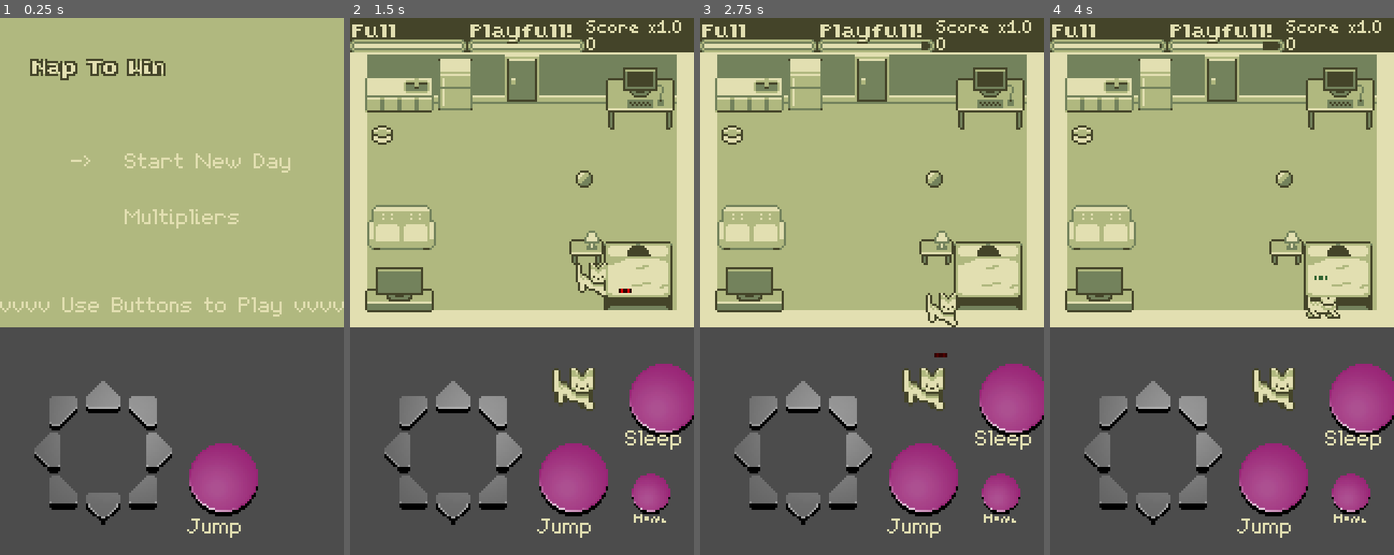
Above: before the commit, frames 1-4 (left to right).
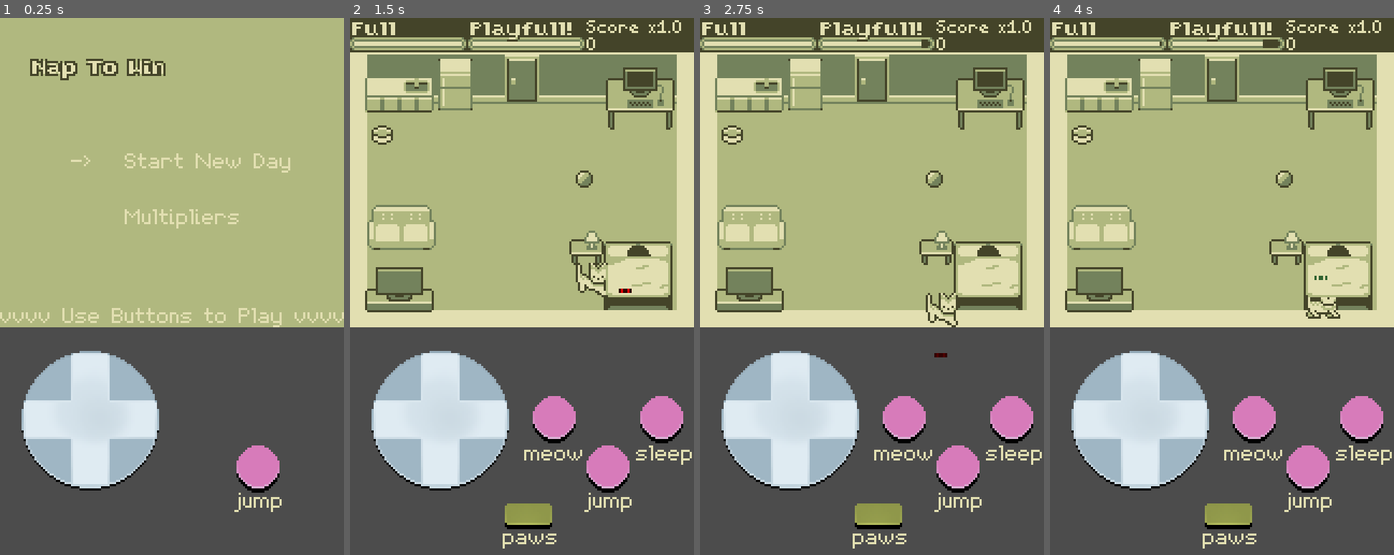
Above: after the commit, the same moments.

Repository: RoxT/legendary-octo-eureka
Game: Godot game, scene res://MainMenu.tscn
The game is run twice, just before and just after one commit, with the same random seed, the same clock (stepped at 60 frames per second) and the same inputs.
Inputs:
- Up to frame 1 (0.25 s): no input
- Up to frame 2 (1.5 s): tap Enter at 0.5 s; hold Right (ui_right) 0.53-1.25 s; tap S (sleep) at 0.6 s; tap Space (jump) at 0.77, 0.8, 1.07 s; click "Sleep" (after the commit: "sleep") at 1.25 s
- Up to frame 3 (2.75 s): hold Down (ui_down) from 2.03 s (still down); tap Space (jump) at 2.1, 2.27, 2.57 s; tap S (sleep) at 2.3 s
- Up to frame 4 (4 s): release Down (ui_down) at 2.78 s; hold Right (ui_right) 2.78-3.53 s; tap S (sleep) at 2.85, 3.6 s; tap Space (jump) at 3.05, 3.77 s; hold Up (ui_up) from 3.53 s (still down)

The runs differ from the first frame. In frame 1, 14% of the frame differs, in the area x 0-100%, y 52-97%; in frame 2, 20%, in the area x 0-100%, y 0-99%; in frame 3, 20%; in frame 4, 20%.

Commit message:
new buttons, human doesn't face away on distraction

Diff:
--- a/Buttons.tscn
+++ b/Buttons.tscn
@@ -1,48 +1,16 @@
-[gd_scene load_steps=16 format=2]
+[gd_scene load_steps=8 format=2]
 
-[ext_resource path="res://textures/pixel button down.png" type="Texture" id=1]
-[ext_resource path="res://textures/pixel button up.png" type="Texture" id=2]
-[ext_resource path="res://textures/dpad.png" type="Texture" id=3]
+[ext_resource path="res://textures/button up.png" type="Texture" id=1]
+[ext_resource path="res://textures/button down.png" type="Texture" id=2]
+[ext_resource path="res://textures/dpad 2.png" type="Texture" id=3]
 
-[sub_resource type="AtlasTexture" id=16]
+[sub_resource type="AtlasTexture" id=28]
 atlas = ExtResource( 3 )
-region = Rect2( 0, 0, 69, 69 )
-
-[sub_resource type="AtlasTexture" id=17]
-atlas = ExtResource( 3 )
-region = Rect2( 69, 0, 69, 69 )
-
-[sub_resource type="AtlasTexture" id=18]
-atlas = ExtResource( 3 )
-region = Rect2( 138, 0, 69, 69 )
-
-[sub_resource type="AtlasTexture" id=19]
-atlas = ExtResource( 3 )
-region = Rect2( 207, 0, 69, 69 )
-
-[sub_resource type="AtlasTexture" id=20]
-atlas = ExtResource( 3 )
-region = Rect2( 276, 0, 69, 69 )
-
-[sub_resource type="AtlasTexture" id=21]
-atlas = ExtResource( 3 )
-region = Rect2( 0, 69, 69, 69 )
-
-[sub_resource type="AtlasTexture" id=22]
-atlas = ExtResource( 3 )
-region = Rect2( 69, 69, 69, 69 )
-
-[sub_resource type="AtlasTexture" id=23]
-atlas = ExtResource( 3 )
-region = Rect2( 138, 69, 69, 69 )
-
-[sub_resource type="AtlasTexture" id=24]
-atlas = ExtResource( 3 )
-region = Rect2( 207, 69, 69, 69 )
+region = Rect2( 0, 0, 64, 65 )
 
 [sub_resource type="SpriteFrames" id=25]
 animations = [ {
-"frames": [ SubResource( 16 ), SubResource( 17 ), SubResource( 18 ), SubResource( 19 ), SubResource( 20 ), SubResource( 21 ), SubResource( 22 ), SubResource( 23 ), SubResource( 24 ) ],
+"frames": [ SubResource( 28 ) ],
 "loop": false,
 "name": "default",
 "speed": 5.0
@@ -51,70 +19,67 @@
 [sub_resource type="RectangleShape2D" id=26]
 
 [sub_resource type="CircleShape2D" id=27]
-radius = 16.0
+radius = 11.0
 
 [node name="Buttons" type="Position2D"]
 position = Vector2( -1, 146 )
 
 [node name="AnimatedSprite" type="AnimatedSprite" parent="."]
-position = Vector2( 50, 56 )
+position = Vector2( 42, 42 )
 frames = SubResource( 25 )
-__meta__ = {
-"_edit_lock_": true
-}
 
 [node name="Up" type="TouchScreenButton" parent="."]
-position = Vector2( 39, 20 )
+position = Vector2( 31, 6 )
 shape = SubResource( 26 )
 passby_press = true
 action = "ui_up"
 
 [node name="Up_Left" type="TouchScreenButton" parent="."]
-position = Vector2( 19, 26 )
+position = Vector2( 11, 12 )
 shape = SubResource( 26 )
 passby_press = true
 action = "ui_up_left"
 
 [node name="Up_Right" type="TouchScreenButton" parent="."]
-position = Vector2( 59, 26 )
+position = Vector2( 51, 12 )
 shape = SubResource( 26 )
 passby_press = true
 action = "ui_up_right"
 
 [node name="Right" type="TouchScreenButton" parent="."]
-position = Vector2( 65, 46 )
+position = Vector2( 57, 32 )
 shape = SubResource( 26 )
 passby_press = true
 action = "ui_right"
 
 [node name="Down" type="TouchScreenButton" parent="."]
-position = Vector2( 40, 71 )
+position = Vector2( 32, 57 )
 shape = SubResource( 26 )
 passby_press = true
 action = "ui_down"
 
 [node name="Down_Left" type="TouchScreenButton" parent="."]
-position = Vector2( 20, 66 )
+position = Vector2( 12, 52 )
 shape = SubResource( 26 )
 passby_press = true
 action = "ui_down_left"
 
 [node name="Down_Right" type="TouchScreenButton" parent="."]
-position = Vector2( 60, 66 )
+position = Vector2( 52, 52 )
 shape = SubResource( 26 )
 passby_press = true
 action = "ui_down_right"
 
 [node name="Left" type="TouchScreenButton" parent="."]
-position = Vector2( 14, 46 )
+position = Vector2( 6, 32 )
 shape = SubResource( 26 )
 passby_press = true
 action = "ui_left"
 
 [node name="Jump" type="TouchScreenButton" parent="."]
-position = Vector2( 89, 52 )
-normal = ExtResource( 2 )
-pressed = ExtResource( 1 )
+position = Vector2( 110, 54 )
+normal = ExtResource( 1 )
+pressed = ExtResource( 2 )
 shape = SubResource( 27 )
 passby_press = true
 action = "jump"
@@ -122,13 +87,13 @@
 [node name="Label" type="Label" parent="Jump"]
 anchor_left = -3.656
 anchor_top = -5.373
-anchor_right = -3.656
-anchor_bottom = -5.373
-margin_left = 115.992
-margin_top = 217.682
-margin_right = 159.992
-margin_bottom = 231.682
-text = "Jump"
+anchor_right = -4.556
+anchor_bottom = -5.60027
+margin_left = 90.12
+margin_top = 145.206
+margin_right = 134.12
+margin_bottom = 159.206
+text = "jump"
 __meta__ = {
 "_edit_use_anchors_": true
 }
--- a/HumanSprite.gd
+++ b/HumanSprite.gd
@@ -60,16 +60,14 @@
 
 func turn_towards(target:Vector2, emo:String = emotion):
 	var dist: Vector2 = body.position - target
-	if abs(dist.x) > abs(dist.y):
+	if abs(dist.x) > abs(dist.y) || dist.y > 0:
 		if dist.x > 0:
 			update_sprite(LEFT, emo)
 		else:
 			update_sprite(RIGHT, emo)
 	else:
-		if dist.y < 0:
-			update_sprite(DOWN, emo)
-		else:
-			update_sprite(UP, emo)
+		update_sprite(DOWN, emo)
+
 
 func _on_Schedule_timeout():
 	update_sprite(getRandomDirection(), getRandomEmotion())
--- a/Main.tscn
+++ b/Main.tscn
@@ -1,9 +1,10 @@
-[gd_scene load_steps=48 format=2]
+[gd_scene load_steps=49 format=2]
 
 [ext_resource path="res://PlayerCat.tscn" type="PackedScene" id=1]
 [ext_resource path="res://jump_furnature/Bed.tscn" type="PackedScene" id=2]
 [ext_resource path="res://textures/room.png" type="Texture" id=3]
 [ext_resource path="res://PawsLabel.gd" type="Script" id=4]
+[ext_resource path="res://textures/button up.png" type="Texture" id=5]
 [ext_resource path="res://textures/furniture/desk.png" type="Texture" id=6]
 [ext_resource path="res://textures/furniture/side table.png" type="Texture" id=7]
 [ext_resource path="res://jump_furnature/Sink.tscn" type="PackedScene" id=8]
@@ -15,16 +16,16 @@
 [ext_resource path="res://LevelConroller.gd" type="Script" id=14]
 [ext_resource path="res://Human.gd" type="Script" id=15]
 [ext_resource path="res://Food.gd" type="Script" id=16]
-[ext_resource path="res://textures/pixel button down.png" type="Texture" id=18]
-[ext_resource path="res://textures/pixel button up.png" type="Texture" id=19]
+[ext_resource path="res://textures/button down.png" type="Texture" id=17]
 [ext_resource path="res://Buttons.tscn" type="PackedScene" id=20]
 [ext_resource path="res://HumanSprite.gd" type="Script" id=21]
 [ext_resource path="res://Ball.tscn" type="PackedScene" id=22]
 [ext_resource path="res://Ball.ogg" type="AudioStream" id=23]
-[ext_resource path="res://app_icon.png" type="Texture" id=24]
+[ext_resource path="res://textures/paws button down.png" type="Texture" id=24]
 [ext_resource path="res://resources/HumanSprites.tres" type="SpriteFrames" id=25]
 [ext_resource path="res://textures/meter-bg1.png" type="Texture" id=26]
 [ext_resource path="res://textures/meter-bar.png" type="Texture" id=27]
+[ext_resource path="res://textures/paws button up.png" type="Texture" id=28]
 [ext_resource path="res://Energy.gd" type="Script" id=31]
 [ext_resource path="res://Hunger.gd" type="Script" id=32]
 
@@ -88,10 +89,9 @@
 } ]
 
 [sub_resource type="CircleShape2D" id=61]
-radius = 15.0
+radius = 11.0
 
 [sub_resource type="CircleShape2D" id=58]
-radius = 103.09
 
 [sub_resource type="RectangleShape2D" id=56]
 extents = Vector2( 55, 8.5 )
@@ -276,36 +276,37 @@
 frames = SubResource( 11 )
 
 [node name="Meow" type="TouchScreenButton" parent="Node2D"]
-position = Vector2( 131, 212 )
-scale = Vector2( 0.5625, 0.5625 )
-normal = ExtResource( 19 )
-pressed = ExtResource( 18 )
+position = Vector2( 85, 176 )
+normal = ExtResource( 5 )
+pressed = ExtResource( 17 )
 shape = SubResource( 61 )
 
 [node name="Label" type="Label" parent="Node2D/Meow"]
-margin_left = 1.52382
-margin_top = 33.5238
-margin_right = 41.5238
-margin_bottom = 46.5238
-text = "Meow!"
+margin_left = -4.0
+margin_top = 23.0
+margin_right = 24.0
+margin_bottom = 32.0
+text = "meow"
 
 [node name="Sleep" type="TextureButton" parent="Node2D"]
-margin_left = 130.0
-margin_top = 161.0
-margin_right = 162.0
-margin_bottom = 195.0
+margin_left = 135.0
+margin_top = 176.0
+margin_right = 155.0
+margin_bottom = 198.0
 rect_pivot_offset = Vector2( 19, 24 )
-texture_normal = ExtResource( 19 )
-texture_pressed = ExtResource( 18 )
+texture_normal = ExtResource( 5 )
+texture_pressed = ExtResource( 17 )
+stretch_mode = 2
 
 [node name="Label" type="Label" parent="Node2D/Sleep"]
 margin_left = -2.0
-margin_top = 31.0
-margin_right = 38.0
-margin_bottom = 45.0
-text = "Sleep"
+margin_top = 23.0
+margin_right = 25.0
+margin_bottom = 32.0
+text = "sleep"
 
 [node name="Buttons" parent="Node2D" instance=ExtResource( 20 )]
+position = Vector2( 0, 145 )
 
 [node name="Ball" parent="Node2D" instance=ExtResource( 22 )]
 position = Vector2( 109, 75 )
@@ -320,10 +321,17 @@
 [node name="SoundTimer" type="Timer" parent="Node2D/Ball"]
 
 [node name="PawsBtn" type="TouchScreenButton" parent="Node2D"]
-position = Vector2( 94, 163 )
-scale = Vector2( 0.104167, 0.104167 )
-normal = ExtResource( 24 )
+position = Vector2( 72, 226 )
+normal = ExtResource( 28 )
+pressed = ExtResource( 24 )
 shape = SubResource( 58 )
+
+[node name="Label" type="Label" parent="Node2D/PawsBtn"]
+margin_left = -1.0
+margin_top = 12.0
+margin_right = 25.0
+margin_bottom = 21.0
+text = "paws"
 
 [node name="TopUI" type="CanvasLayer" parent="Node2D"]
 layer = 10
@@ -497,9 +505,9 @@
 color = Color( 0.266667, 0.266667, 0.160784, 1 )
 
 [node name="Hunger" type="TextureProgress" parent="Node2D/HUD"]
-margin_top = 10.0
+margin_top = 9.0
 margin_right = 54.0
-margin_bottom = 16.0
+margin_bottom = 15.0
 theme = ExtResource( 13 )
 max_value = 3000.0
 value = 4.0
@@ -510,17 +518,17 @@
 [node name="Label" type="Label" parent="Node2D/HUD/Hunger"]
 margin_left = 1.0
 margin_top = -7.0
-margin_right = 41.0
+margin_right = 43.0
 margin_bottom = 2.0
 theme = ExtResource( 13 )
 theme_type_variation = "head"
-text = "Hungry"
+text = "Hungry!"
 
 [node name="Energy" type="TextureProgress" parent="Node2D/HUD"]
 margin_left = 55.0
-margin_top = 10.0
+margin_top = 9.0
 margin_right = 109.0
-margin_bottom = 16.0
+margin_bottom = 15.0
 theme = ExtResource( 13 )
 max_value = 3000.0
 value = 70.0
--- a/MainMenu.tscn
+++ b/MainMenu.tscn
@@ -46,12 +46,12 @@
 text = "Multipliers"
 
 [node name="Buttons" parent="." instance=ExtResource( 1 )]
+position = Vector2( 0, 145 )
 
 [node name="Label" type="Label" parent="Buttons"]
-margin_left = 1.0
-margin_top = -16.0
-margin_right = 162.0
-margin_bottom = -2.0
+margin_top = -10.0
+margin_right = 161.0
+margin_bottom = 4.0
 text = "vvvv Use Buttons to Play vvvv"
 
 [node name="Achievements" type="RichTextLabel" parent="."]
--- a/resources/MyTheme.tres
+++ b/resources/MyTheme.tres
@@ -1,14 +1,31 @@
-[gd_resource type="Theme" load_steps=5 format=2]
+[gd_resource type="Theme" load_steps=10 format=2]
 
 [ext_resource path="res://resources/Tinierfont.tres" type="DynamicFont" id=1]
 [ext_resource path="res://resources/TinyFont.tres" type="DynamicFont" id=2]
+[ext_resource path="res://textures/button up.png" type="Texture" id=3]
 [ext_resource path="res://resources/TinyBoldFont.tres" type="DynamicFont" id=4]
+[ext_resource path="res://textures/button down.png" type="Texture" id=5]
+
+[sub_resource type="StyleBoxTexture" id=4]
+texture = ExtResource( 3 )
+region_rect = Rect2( 0, 0, 20, 22 )
+
+[sub_resource type="StyleBoxTexture" id=2]
+texture = ExtResource( 3 )
+region_rect = Rect2( 0, 0, 20, 22 )
+
+[sub_resource type="StyleBoxTexture" id=3]
+texture = ExtResource( 5 )
+region_rect = Rect2( 0, 0, 20, 22 )
 
 [sub_resource type="StyleBoxFlat" id=1]
 bg_color = Color( 0.266667, 0.266667, 0.160784, 1 )
 
 [resource]
 default_font = ExtResource( 2 )
+Button/styles/hover = SubResource( 4 )
+Button/styles/normal = SubResource( 2 )
+Button/styles/pressed = SubResource( 3 )
 Label/colors/font_color = Color( 0.886275, 0.87451, 0.694118, 1 )
 LabelTiny/base_type = "Label"
 LabelTiny/fonts/font = ExtResource( 1 )
--- a/resources/TestTheme.tres
+++ b/resources/TestTheme.tres
@@ -1,25 +1,7 @@
-[gd_resource type="Theme" load_steps=11 format=2]
+[gd_resource type="Theme" load_steps=5 format=2]
 
 [ext_resource path="res://Tiny.ttf" type="DynamicFontData" id=1]
 [ext_resource path="res://Tinier.ttf" type="DynamicFontData" id=2]
-[ext_resource path="res://textures/pixel button up.png" type="Texture" id=3]
-[ext_resource path="res://textures/pixel button down.png" type="Texture" id=4]
-
-[sub_resource type="StyleBoxTexture" id=3]
-texture = ExtResource( 3 )
-region_rect = Rect2( 0, 0, 32, 34 )
-
-[sub_resource type="StyleBoxTexture" id=4]
-texture = ExtResource( 3 )
-region_rect = Rect2( 0, 0, 32, 34 )
-
-[sub_resource type="StyleBoxTexture" id=5]
-texture = ExtResource( 3 )
-region_rect = Rect2( 0, 0, 32, 34 )
-
-[sub_resource type="StyleBoxTexture" id=6]
-texture = ExtResource( 4 )
-region_rect = Rect2( 0, 0, 32, 34 )
 
 [sub_resource type="DynamicFont" id=1]
 font_data = ExtResource( 1 )
@@ -29,10 +11,6 @@
 
 [resource]
 default_font = SubResource( 1 )
-Button/styles/focus = SubResource( 3 )
-Button/styles/hover = SubResource( 4 )
-Button/styles/normal = SubResource( 5 )
-Button/styles/pressed = SubResource( 6 )
 Label/colors/font_color = Color( 0.886275, 0.87451, 0.694118, 1 )
 font/colors/font_color = Color( 0.266667, 0.266667, 0.160784, 1 )
 font/fonts/Tinier = SubResource( 2 )
Binary file added: textures/button down.png
Not shown, added: textures/button down.png.import
Binary file added: textures/button up.png
Not shown, added: textures/button up.png.import
Binary file added: textures/dpad 2.png
Not shown, changed: textures/dpad 2.png.import
Binary file added: textures/paws button down.png
Not shown, changed: textures/paws button down.png.import
Binary file added: textures/paws button up.png
Not shown, added: textures/paws button up.png.import
Binary file removed: textures/pixel button down.png
Binary file removed: textures/pixel button up.png
(and 2 more such lines)
